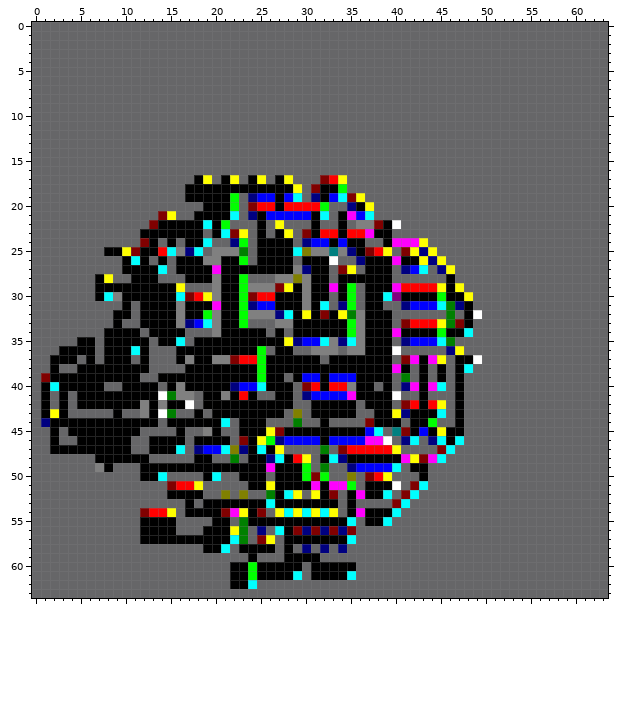
Pixel-art sprite: Assets/Textures/UI/hudmaps/worldedgesclosed_1.png. The picture above is the old version.
The file is 64x64 pixels.
After:
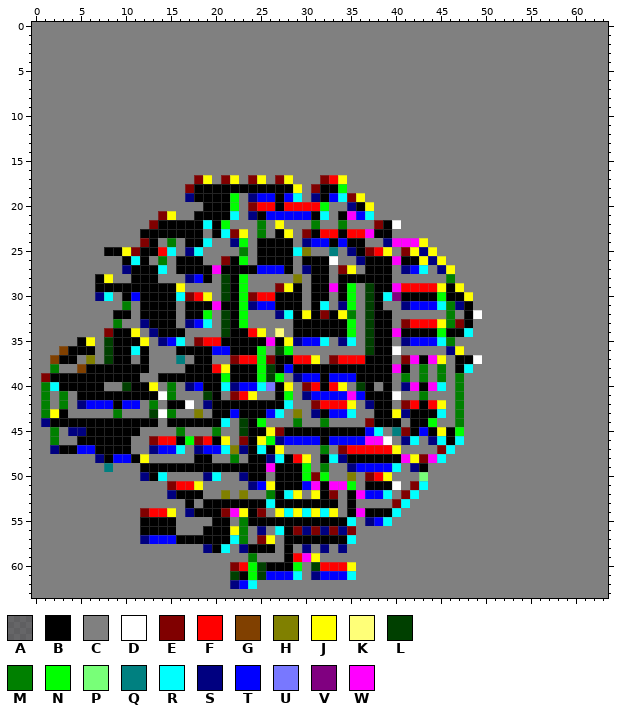
Palette (. is transparent): A #00000080  B #000000  C #808080  D #ffffff  E #800000  F #ff0000  G #804000  H #808000  J #ffff00  K #ffff78  L #004000  M #008000  N #00ff00  P #78ff78  Q #008080  R #00ffff  S #000080  T #0000ff  U #7878ff  V #800080  W #ff00ff
Difference:
Changed rows in their new state; - is an unchanged pixel.
first column x 0:
 0 CCCCCCCCCCCCCCCCCCCCCCCCCCCCCCCCCCCCCCCCCCCCCCCCCCCCCCCCCCCCCCCC
 1 CCCCCCCCCCCCCCCCCCCCCCCCCCCCCCCCCCCCCCCCCCCCCCCCCCCCCCCCCCCCCCCC
 2 CCCCCCCCCCCCCCCCCCCCCCCCCCCCCCCCCCCCCCCCCCCCCCCCCCCCCCCCCCCCCCCC
 3 CCCCCCCCCCCCCCCCCCCCCCCCCCCCCCCCCCCCCCCCCCCCCCCCCCCCCCCCCCCCCCCC
 4 CCCCCCCCCCCCCCCCCCCCCCCCCCCCCCCCCCCCCCCCCCCCCCCCCCCCCCCCCCCCCCCC
 5 CCCCCCCCCCCCCCCCCCCCCCCCCCCCCCCCCCCCCCCCCCCCCCCCCCCCCCCCCCCCCCCC
 6 CCCCCCCCCCCCCCCCCCCCCCCCCCCCCCCCCCCCCCCCCCCCCCCCCCCCCCCCCCCCCCCC
 7 CCCCCCCCCCCCCCCCCCCCCCCCCCCCCCCCCCCCCCCCCCCCCCCCCCCCCCCCCCCCCCCC
 8 CCCCCCCCCCCCCCCCCCCCCCCCCCCCCCCCCCCCCCCCCCCCCCCCCCCCCCCCCCCCCCCC
 9 CCCCCCCCCCCCCCCCCCCCCCCCCCCCCCCCCCCCCCCCCCCCCCCCCCCCCCCCCCCCCCCC
10 CCCCCCCCCCCCCCCCCCCCCCCCCCCCCCCCCCCCCCCCCCCCCCCCCCCCCCCCCCCCCCCC
11 CCCCCCCCCCCCCCCCCCCCCCCCCCCCCCCCCCCCCCCCCCCCCCCCCCCCCCCCCCCCCCCC
12 CCCCCCCCCCCCCCCCCCCCCCCCCCCCCCCCCCCCCCCCCCCCCCCCCCCCCCCCCCCCCCCC
13 CCCCCCCCCCCCCCCCCCCCCCCCCCCCCCCCCCCCCCCCCCCCCCCCCCCCCCCCCCCCCCCC
14 CCCCCCCCCCCCCCCCCCCCCCCCCCCCCCCCCCCCCCCCCCCCCCCCCCCCCCCCCCCCCCCC
15 CCCCCCCCCCCCCCCCCCCCCCCCCCCCCCCCCCCCCCCCCCCCCCCCCCCCCCCCCCCCCCCC
16 CCCCCCCCCCCCCCCCCCCCCCCCCCCCCCCCCCCCCCCCCCCCCCCCCCCCCCCCCCCCCCCC
17 CCCCCCCCCCCCCCCCCCE-CE-CE-CE-CCC---CCCCCCCCCCCCCCCCCCCCCCCCCCCCC
18 CCCCCCCCCCCCCCCCCE------------C----CCCCCCCCCCCCCCCCCCCCCCCCCCCCC
19 CCCCCCCCCCCCCCCCCS-----C------C------CCCCCCCCCCCCCCCCCCCCCCCCCCC
20 CCCCCCCCCCCCCCCCCCC----C---------CC---CCCCCCCCCCCCCCCCCCCCCCCCCC
21 CCCCCCCCCCCCCC--CC-----C---------C----CCCCCCCCCCCCCCCCCCCCCCCCCC
22 CCCCCCCCCCCCC---------CCCMC-CCCMCCMC-----CCCCCCCCCCCCCCCCCCCCCCC
23 CCCCCCCCCCCC-------C----CMC--C----------CCCCCCCCCCCCCCCCCCCCCCCC
24 CCCCCCCCCCCC--CMC---CC--C----C-------CCS----CCCCCCCCCCCCCCCCCCCC
25 CCCCCCCC-----------C----C---------------C----CCCCCCCCCCCCCCCCCCC
26 CCCCCCCCCC---CMC-----E--C----C----CC----------CCCCCCCCCCCCCCCCCC
27 CCCCCCCCCCS----C---------TTT-----C--C---C---C--CCCCCCCCCCCCCCCCC
28 CCCCCCC--CC---CCCST--L--CCC------C------CCCCCCMCCCCCCCCCCCCCCCCC
29 CCCCCCC----------CCC-L--------------CL----------CCCCCCCCCCCCCCCC
30 CCCCCCCS---T---------L-----------C--CL-----------CCCCCCCCCCCCCCC
31 CCCCCCCCCCMC---------------------C--CL-CC--------CCCCCCCCCCCCCCC
32 CCCCCCCCC--C---------L---------------L--CCCCCC-C--CCCCCCCCCCCCCC
33 CCCCCCCCCMCCS--------L--CCC----------L--C--------CCCCCCCCCCCCCCC
34 CCCCCCCCE--JCS---CCC-L--FJCKC--------L-----------CCCCCCCCCCCCCCC
35 CCCCC-JCL---JCST-CEFF-----W----------L--C------CCCCCCCCCCCCCCCCC
36 CCCG---CL----CCC----TT----CLNCC---C--L---CCCCC--CCCCCCCCCCCCCCCC
37 CCG--CHCL--C-CCCQ---------E--FFJCEFFF---C-----C---CCCCCCCCCCCCCC
38 CCMCCG-------CCCC---FJ----L-T-------------CMCMC--CCCCCCCCCCCCCCC
39 C-----------CC-------N----LNCS----------C-CMCMCMCCCCCCCCCCCCCCCC
40 CM------CCL--JCM-ST--R----U-JC----J-L-C-C-----CMCCCCCCCCCCCCCCCC
41 CMCMC-------------CL--E-JCC-NC------T----CCMCCCMCCCCCCCCCCCCCCCC
42 CMCMCSTTT-TT-M----CS--------RCCEFFFJCS--C-----CMCCCCCCCCCCCCCCCC
43 CM--CCCCCMCC-L--CCHC--T---TRC-CS-TTRCC--------CMCCCCCCCCCCCCCCCC
44 C-------------C-------CL-NCCC-CCMCCCC----C---CCMCCCCCCCCCCCCCCCC
45 CCMCSS------CCCCMCC-MCCL---------------C-------NCCCCCCCCCCCCCCCC
46 CCMCC------CCEFF-NEF-JC-----------------C--C----CCCCCCCCCCCCCCCC
47 CCS--TT----CCSTT-C----------CCCC-C-------CCCC--CCCCCCCCCCCCCCCCC
48 CCCCCCCS-TT-JCCCCC--CC-C-------C--------------CCCCCCCCCCCCCCCCCC
49 CCCCCCC-QCCC-------------------C-CC------CS-CCCCCCCCCCCCCCCCCCCC
50 CCCCCCCCCCCCS--CCCCS-CCS--C------CC-C---CCCPCCCCCCCCCCCCCCCCCCCC
51 CCCCCCCCCCCCCCC----CCCCCST----T-----C----C--CCCCCCCCCCCCCCCCCCCC
52 CCCCCCCCCCCCCCCS---CC-C-CC----C---C--TT-C--CCCCCCCCCCCCCCCCCCCCC
53 CCCCCCCCCCCCCCCCC-C---------------C-CCCC--CCCCCCCCCCCCCCCCCCCCCC
54 CCCCCCCCCCCC----CS--------C-------C------CCCCCCCCCCCCCCCCCCCCCCC
55 CCCCCCCCCCCC----CCCC--C-------------CST-CCCCCCCCCCCCCCCCCCCCCCCC
56 CCCCCCCCCCCC----CCC-----C-C---------CCCCCCCCCCCCCCCCCCCCCCCCCCCC
57 CCCCCCCCCCCCSTTT--------C--C--------CCCCCCCCCCCCCCCCCCCCCCCCCCCC
58 CCCCCCCCCCCCCCCCCCCS--CS---C-C-C-C-CCCCCCCCCCCCCCCCCCCCCCCCCCCCC
59 CCCCCCCCCCCCCCCCCCCCCCCCMCCC-FWJCCCCCCCCCCCCCCCCCCCCCCCCCCCCCCCC
60 CCCCCCCCCCCCCCCCCCCCCCEF-L---NCLFFFJCCCCCCCCCCCCCCCCCCCCCCCCCCCC
61 CCCCCCCCCCCCCCCCCCCCCCL--LTTT-CSTTT-CCCCCCCCCCCCCCCCCCCCCCCCCCCC
62 CCCCCCCCCCCCCCCCCCCCCCST-CCCCCCCCCCCCCCCCCCCCCCCCCCCCCCCCCCCCCCC
63 CCCCCCCCCCCCCCCCCCCCCCCCCCCCCCCCCCCCCCCCCCCCCCCCCCCCCCCCCCCCCCCC
